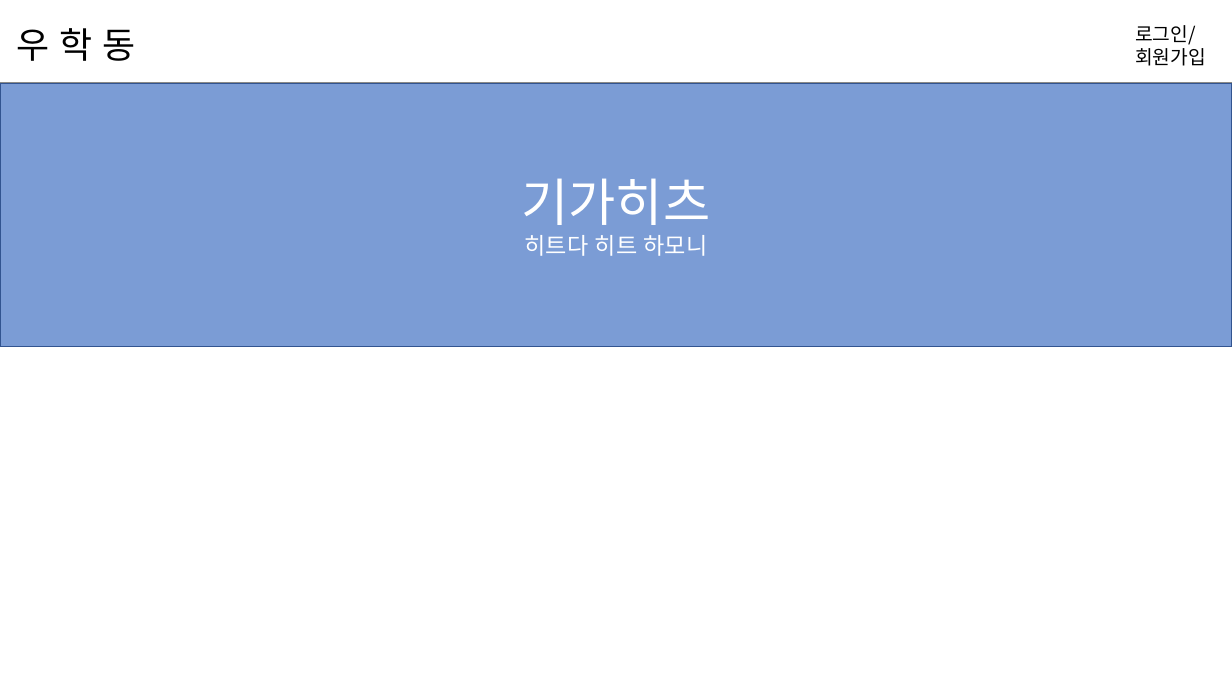
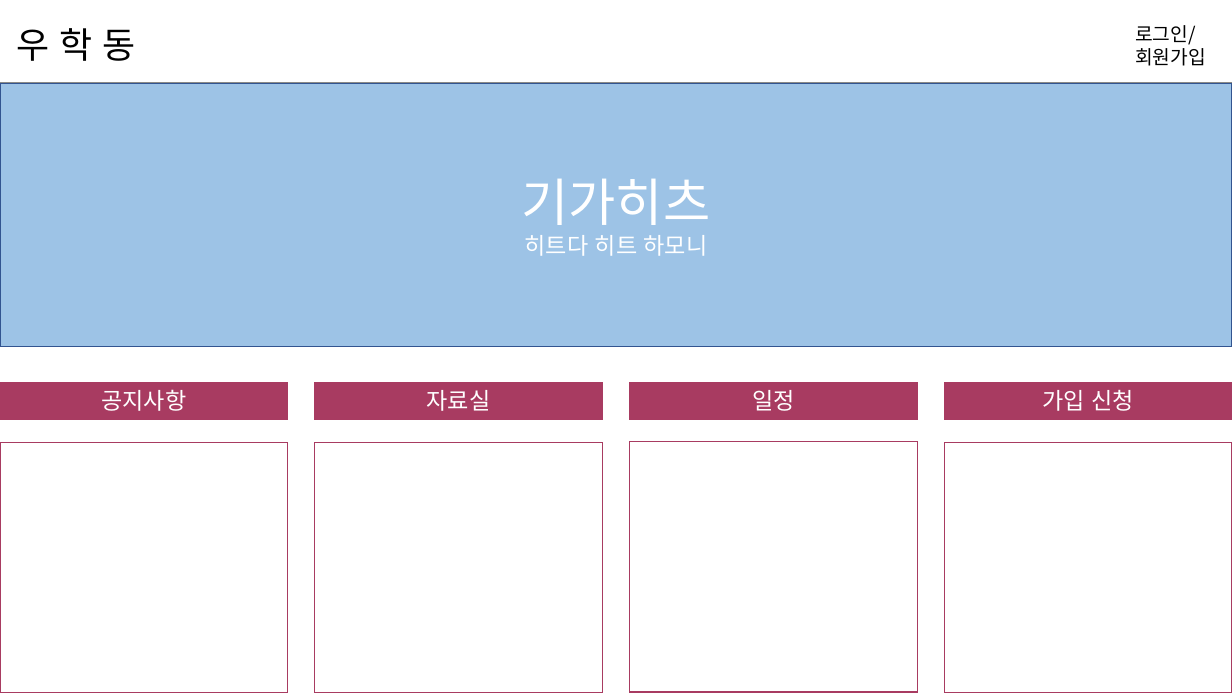
Before and after one commit to hyunniesss/ToyProject, a slide deck: slide 13 of document/와이어프레임/우학동_와이어프레임.pptx (slide 8 before the commit). Drawn at 1232x693 pixels with LibreOffice and Linux fonts; fonts in the diff are those of the drawing. Boxes give left, top, right and bottom in pixels: in the first picture for what was removed or moved away, otherwise in the second. Text is boxed around its words. In the diff, an @@ line names an element or a change of style, - is before the commit and + after.

```diff
--- a/document/와이어프레임/우학동_와이어프레임.pptx
+++ b/document/와이어프레임/우학동_와이어프레임.pptx
@@ rectangle "기가히츠" at (0,83,1232,347): fill #4472C4 at 70% opacity to #9DC3E6 @@
@@ rectangle added at (0,383,287,420), fill #A83B61, outline #A83B61 1 pt, 18 pt, text #FFFFFF @@
+공지사항
@@ rectangle added at (315,383,603,420), fill #A83B61, outline #A83B61 1 pt, 18 pt, text #FFFFFF @@
+자료실
@@ rectangle added at (629,383,917,420), fill #A83B61, outline #A83B61 1 pt, 18 pt, text #FFFFFF @@
+일정
@@ rectangle added at (945,383,1232,420), fill #A83B61, outline #A83B61 1 pt, 18 pt, text #FFFFFF @@
+가입 신청
@@ rectangle added at (0,443,287,693), outline #A83B61 1 pt @@
@@ rectangle added at (315,443,603,693), outline #A83B61 1 pt @@
@@ rectangle added at (629,442,917,692), outline #A83B61 1 pt @@
@@ rectangle added at (945,443,1232,693), outline #A83B61 1 pt @@
```
Also in this commit, not shown: 4 other slides changed, 10 slides added, 1 other file.
